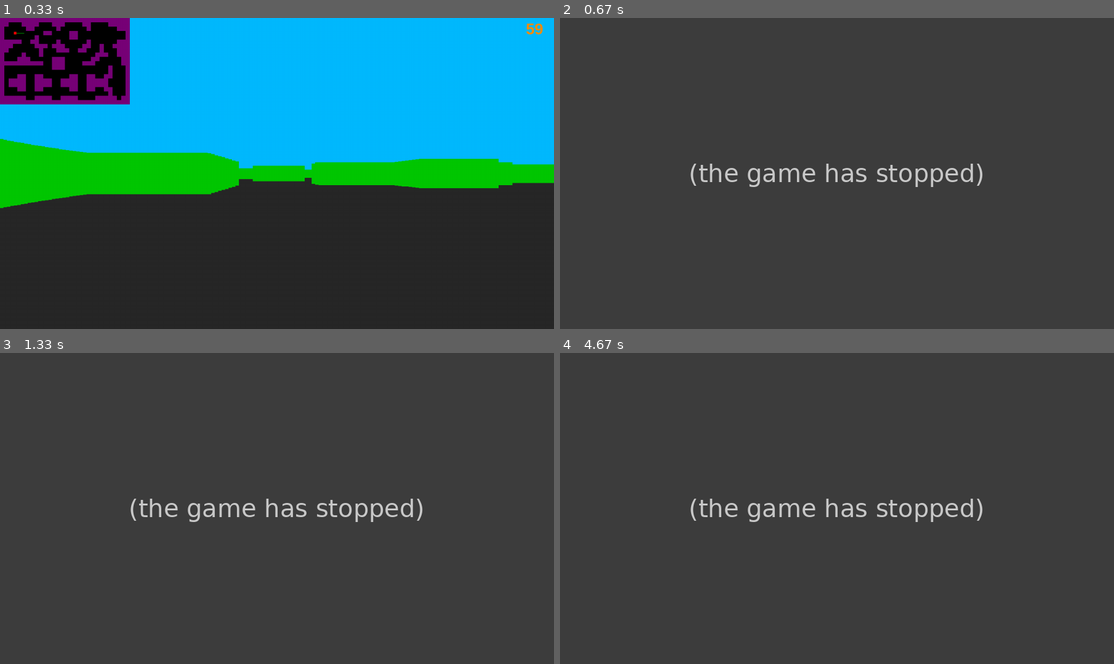
Above: before the commit, frames 1-4 (two rows, left to right).
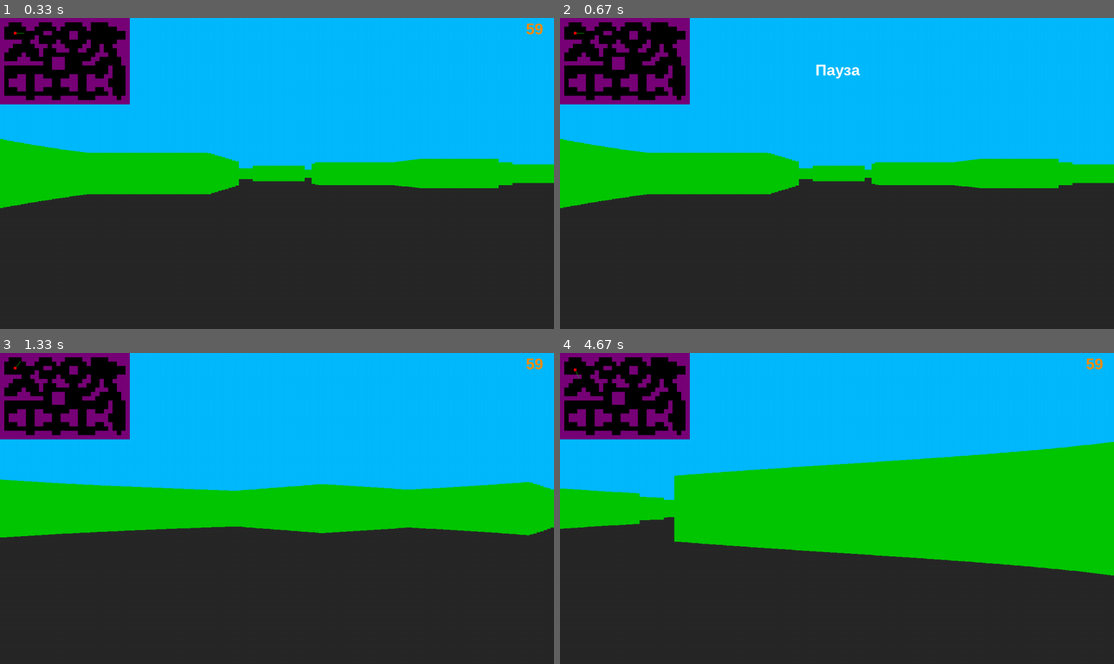
Above: after the commit, the same moments.

Repository: bo1ledOwl/YandexLyceumPyGameProject
Game: pygame game, started from main.py
Two runs of this game, one before a commit and one after it. Both use one fixed random seed, a clock stepped at 60 frames per second and the inputs below.
Inputs (mouse positions are in pixels of both pictures, inside the frame that each line leads up to):
- Up to frame 1 (0.33 s): no input
- Up to frame 2 (0.67 s): hold Esc from 0.33 s (still down); hold D from 0.33 s (still down); move the mouse to (814, 185) at 0.37 s
- Up to frame 3 (1.33 s): release Esc at 0.8 s; release D at 0.8 s; hold Esc 0.83-1.3 s; move the mouse to (144, 511) at 0.87 s
- Up to frame 4 (4.67 s): hold D 1.33-1.8 s; move the mouse to (654, 396) at 1.37 s; hold W 1.83-2.13 s; move the mouse to (953, 468) at 1.87 s; hold D 2.17-2.63 s; move the mouse to (875, 436) at 2.2 s; hold A 2.67-3.2 s; move the mouse to (626, 408) at 2.7 s; hold S 3.23-3.53 s; move the mouse to (903, 486) at 3.27 s; hold A 3.57-3.97 s; move the mouse to (859, 611) at 3.6 s; hold W 4-4.37 s; move the mouse to (659, 449) at 4.03 s; hold S from 4.4 s (still down); move the mouse to (632, 552) at 4.43 s

Frame 1 is identical in both runs. In frame 2, 55% of the frame differs, in the area x 0-100%, y 0-62%; in frame 3, 57%; in frame 4, 64%, in the area x 0-100%, y 0-72%.
Before the commit the program exited at 0.33 s; later frames show no game.

Commit message:
добавлена пауза

Diff:
--- a/main.py
+++ b/main.py
@@ -13,6 +13,9 @@
 drawer = Drawer(sc)
 player = Player(PLAYER_START_POSITION)
 
+font = pygame.font.SysFont('Arial', 36, bold=True)
+
+paused = False
 
 while True:
     for event in pygame.event.get():
@@ -20,9 +23,16 @@
             exit()
         if event.type == pygame.KEYDOWN:
             if event.key == pygame.K_ESCAPE:
-                exit()
+                if not paused:
+                    paused = True
+                    pygame.mouse.set_visible(True)
+                    pygame.event.set_grab(False)
+                else:
+                    paused = False
+
         if event.type == pygame.MOUSEMOTION:
-            player.rotate_camera(event.rel)
+            if not paused:
+                player.rotate_camera(event.rel)
             # print(event.rel)
 
     sc.fill(BLACK)
@@ -30,8 +40,12 @@
     drawer.draw_background()
     ray_casting_func(player, sc)
     drawer.draw_minimap(player)
-    drawer.fps(clock)
-    player.movement()
+    if not paused:
+        player.movement()
+        drawer.fps(clock)
+    else:
+        render = font.render("Пауза", True, WHITE)
+        sc.blit(render, PAUSE_POS)
 
     pygame.display.flip()
     clock.tick(FPS)
--- a/settings.py
+++ b/settings.py
@@ -10,6 +10,7 @@
 MINIMAP_SCALE = 0.2
 MINIMAP_DEPTH = 100
 FPS_POS = (WIDTH - 65, 5)
+PAUSE_POS = (HALF_WIDTH - 50, 100)
 
 # настройки ray casting
 FOV = 90
